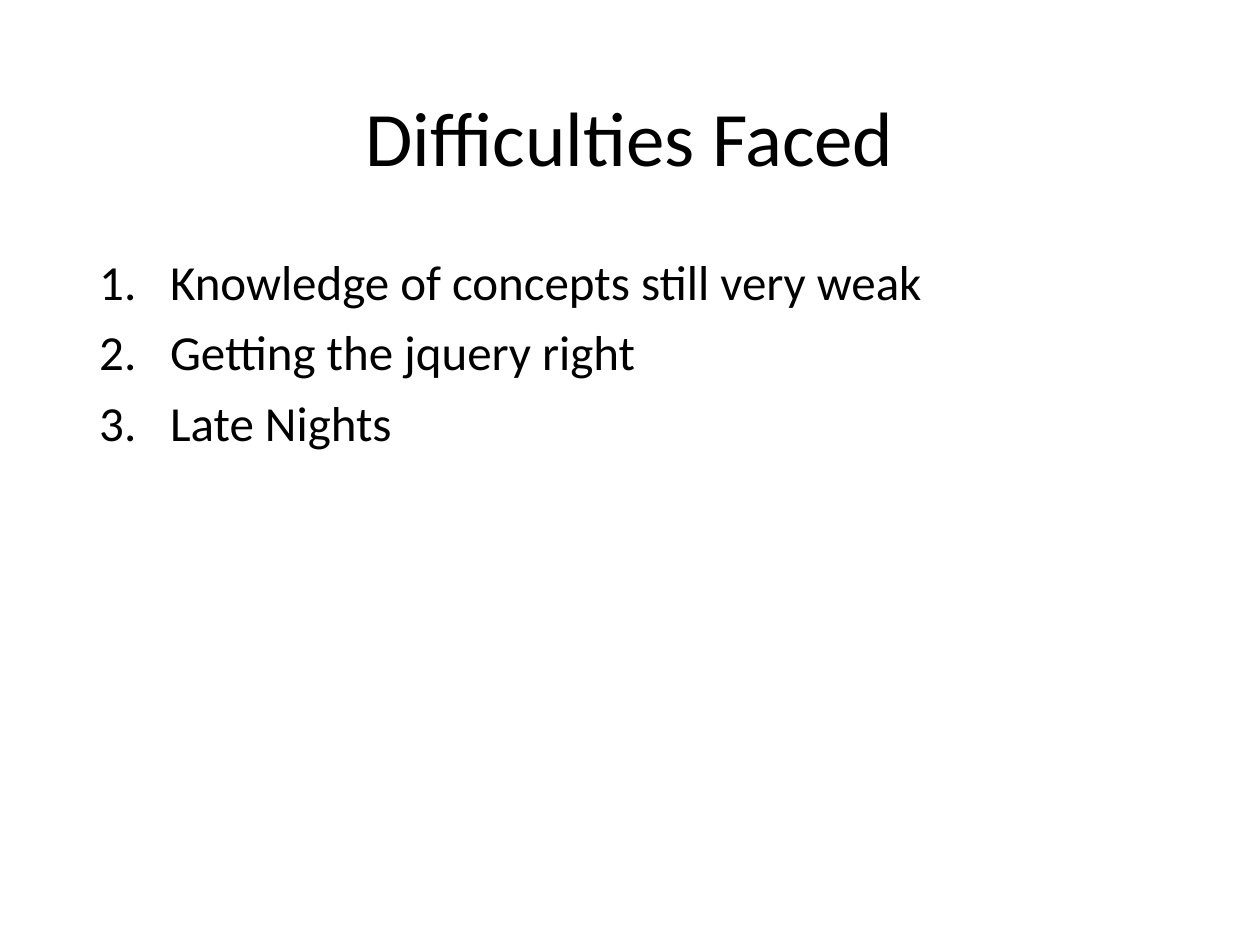
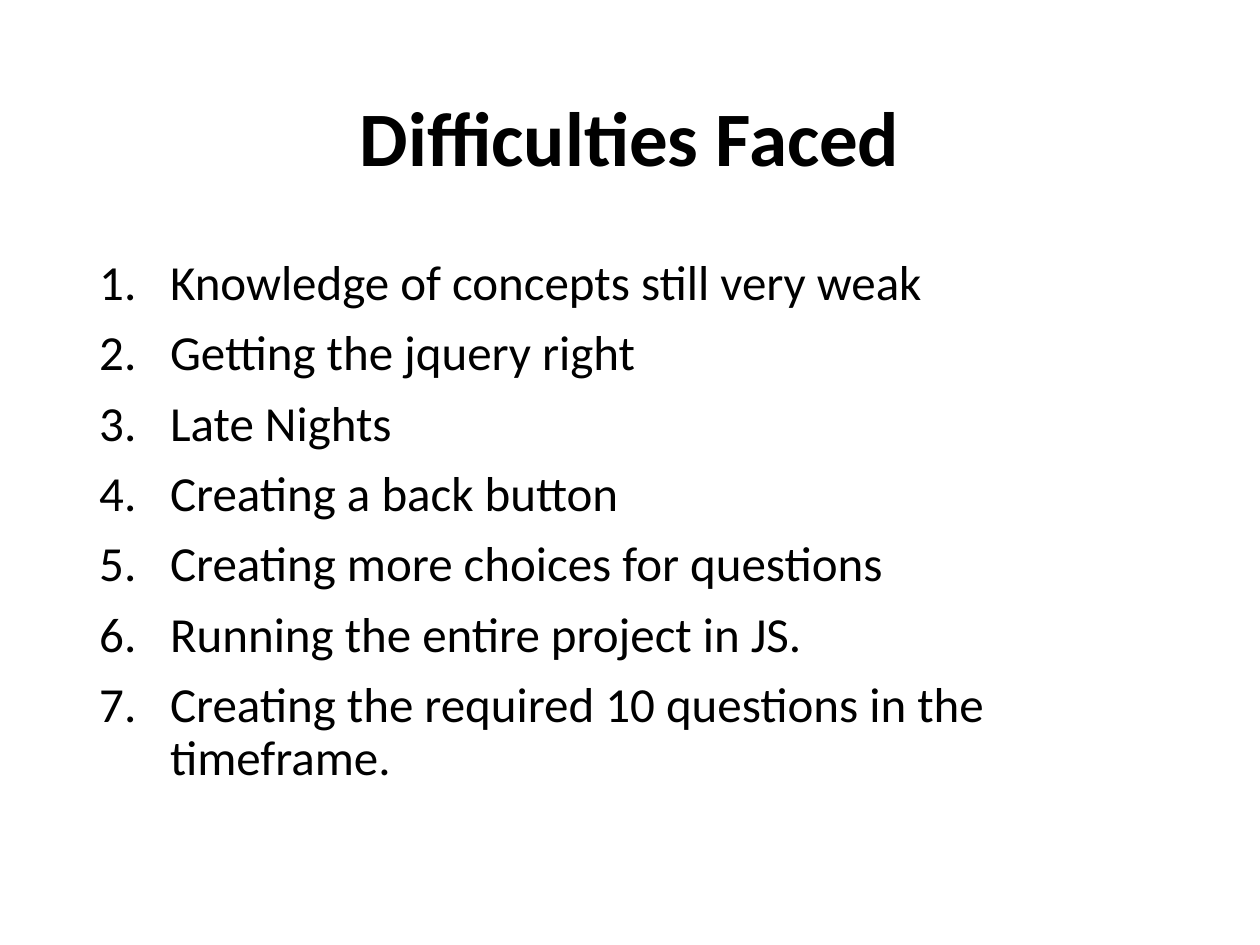
Before and after one commit to shamim1987/projectOne, a slide deck: slide 7 of quiz/presentation/Project One.pptx (slide 5 before the commit). Drawn at 1260x945 pixels with LibreOffice and Linux fonts; fonts in the diff are those of the drawing. Boxes give left, top, right and bottom in pixels: in the first picture for what was removed or moved away, otherwise in the second. Text is boxed around its words. In the diff, an @@ line names an element or a change of style, - is before the commit and + after.

```diff
--- a/quiz/presentation/Project One.pptx
+++ b/quiz/presentation/Project One.pptx
@@ title "Difficulties Faced" at (360,112,899,167): bold on @@
@@ text at (170,477,983,776): paragraphs added @@
+4. Creating a back button
+5. Creating more choices for questions
+6. Running the entire project in JS.
+7. Creating the required 10 questions in the timeframe.
```
Also in this commit, not shown: 3 other slides changed, 2 slides added, 4 other files.
